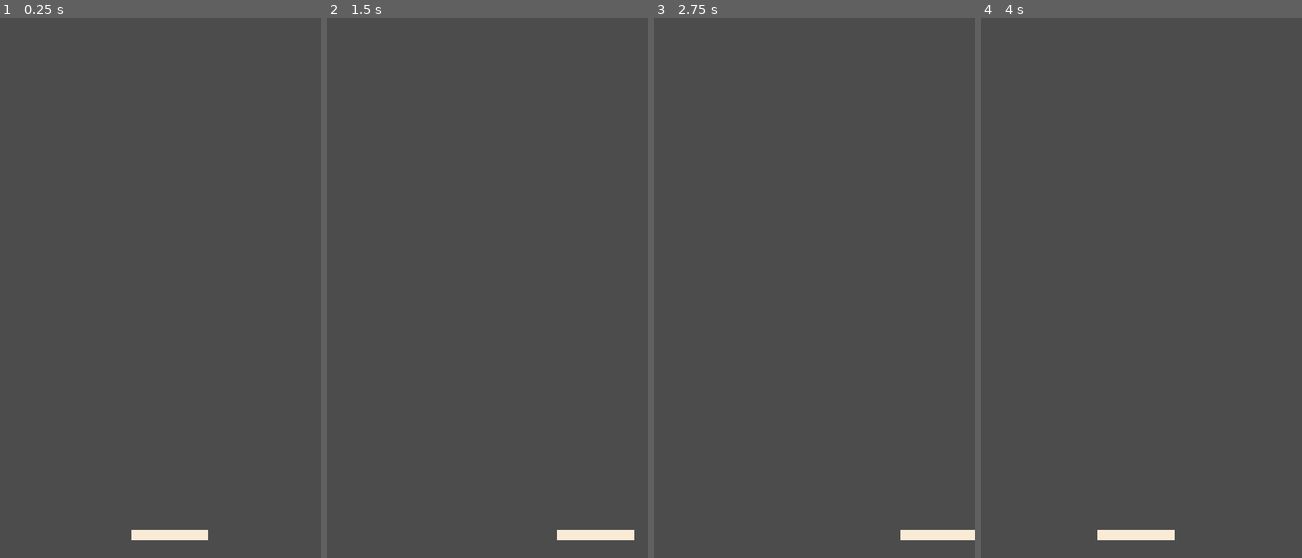
Above: before the commit, frames 1-4 (left to right).
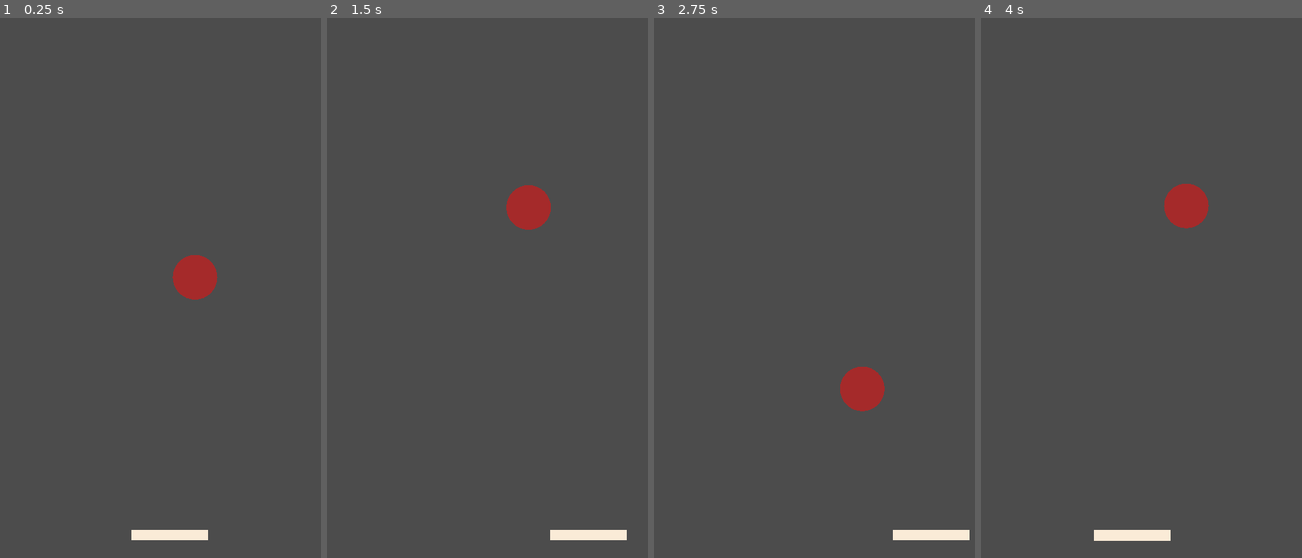
Above: after the commit, the same moments.

Repository: the-g-force/FamJam-September2020
Game: Godot game, scene res://src/TestLevel.tscn
The game is run twice, just before and just after one commit, with the same random seed, the same clock (stepped at 60 frames per second) and the same inputs.
Inputs (mouse positions are in pixels of both pictures, inside the frame that each line leads up to):
- Up to frame 1 (0.25 s): no input
- Up to frame 2 (1.5 s): move the mouse to (558, 255) at 0.52 s; hold D (move_right) 0.53-1.28 s; click (558, 255) at 0.67 s; move the mouse to (423, 309) at 1.27 s; hold A (move_left) from 1.28 s (still down)
- Up to frame 3 (2.75 s): move the mouse to (846, 163) at 2.02 s; release A (move_left) at 2.03 s; hold D (move_right) from 2.03 s (still down)
- Up to frame 4 (4 s): move the mouse to (1125, 396) at 2.77 s; click (1125, 396) at 2.92 s; move the mouse to (1237, 363) at 3.52 s; release D (move_right) at 3.53 s; hold A (move_left) from 3.53 s (still down)

The runs differ from the first frame. In frame 1, 0.9% of the frame differs, in the area x 53-68%, y 43-53%; in frame 2, 1.0%, in the area x 55-96%, y 30-97%; in frame 3, 1.0%; in frame 4, 1.0%.

Commit message:
Add a bouncing brown tur...squirrel

Diff:
--- /dev/null
+++ b/project/src/Squirrel.gd
@@ -0,0 +1,12 @@
+extends KinematicBody2D
+
+var _velocity := Vector2(10, 800)
+
+func _process(delta):
+	var collision := move_and_collide(_velocity * delta)
+	if collision:
+		_velocity = _velocity.bounce(collision.normal)
+	update()
+
+func _draw():
+	draw_circle(Vector2.ZERO, $CollisionShape2D.shape.radius, Color.brown)
--- /dev/null
+++ b/project/src/Squirrel.tscn
@@ -0,0 +1,12 @@
+[gd_scene load_steps=3 format=2]
+
+[ext_resource path="res://src/Squirrel.gd" type="Script" id=1]
+
+[sub_resource type="CircleShape2D" id=1]
+radius = 41.7538
+
+[node name="Squirrel" type="KinematicBody2D"]
+script = ExtResource( 1 )
+
+[node name="CollisionShape2D" type="CollisionShape2D" parent="."]
+shape = SubResource( 1 )
--- a/project/src/TestLevel.tscn
+++ b/project/src/TestLevel.tscn
@@ -1,6 +1,10 @@
-[gd_scene load_steps=2 format=2]
+[gd_scene load_steps=4 format=2]
 
 [ext_resource path="res://src/Trampoline.tscn" type="PackedScene" id=1]
+[ext_resource path="res://src/Squirrel.tscn" type="PackedScene" id=2]
+
+[sub_resource type="RectangleShape2D" id=1]
+extents = Vector2( 23.6311, 568 )
 
 [node name="TestLevel" type="Control"]
 anchor_right = 1.0
@@ -11,3 +15,30 @@
 
 [node name="Trampoline" parent="." instance=ExtResource( 1 )]
 position = Vector2( 316.534, 981.032 )
+
+[node name="Squirrel" parent="." instance=ExtResource( 2 )]
+position = Vector2( 361.546, 299.73 )
+
+[node name="StaticBody2D" type="StaticBody2D" parent="."]
+position = Vector2( -24.0417, 11.3137 )
+__meta__ = {
+"_edit_group_": true
+}
+
+[node name="CollisionShape2D" type="CollisionShape2D" parent="StaticBody2D"]
+position = Vector2( 0.041687, 516.686 )
+shape = SubResource( 1 )
+
+[node name="CollisionShape2D2" type="CollisionShape2D" parent="StaticBody2D"]
+position = Vector2( 648.042, 508.686 )
+shape = SubResource( 1 )
+
+[node name="CollisionShape2D3" type="CollisionShape2D" parent="StaticBody2D"]
+position = Vector2( 312.042, -35.3137 )
+rotation = 1.5708
+shape = SubResource( 1 )
+
+[node name="CollisionShape2D4" type="CollisionShape2D" parent="StaticBody2D"]
+position = Vector2( 288.042, 1036.69 )
+rotation = 1.5708
+shape = SubResource( 1 )
